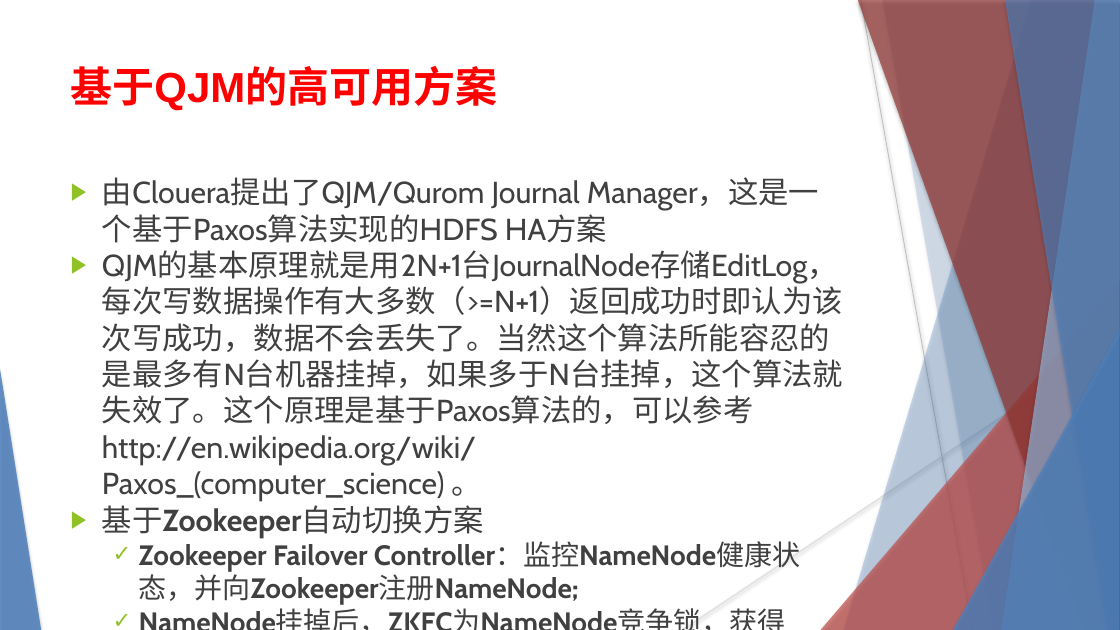
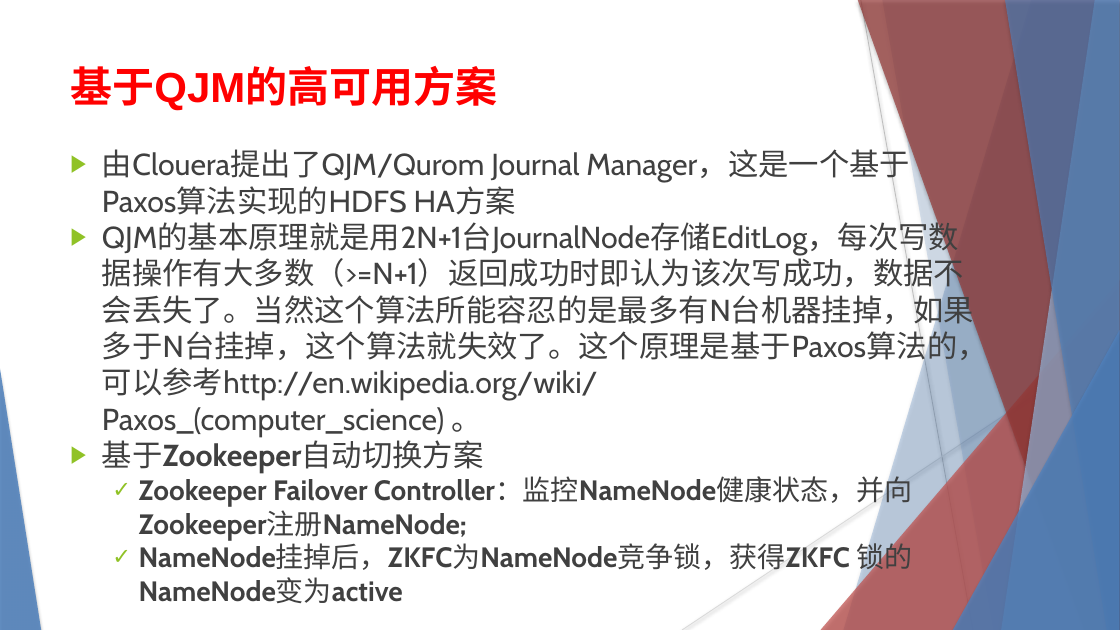
Before and after one commit to YunKillerE/learning-record, a slide deck: slide 23 of HADOOP.pptx. Drawn at 1120x630 pixels with LibreOffice and Linux fonts; fonts in the diff are those of the drawing. Boxes give left, top, right and bottom in pixels: in the first picture for what was removed or moved away, otherwise in the second. Text is boxed around its words. In the diff, an @@ line names an element or a change of style, - is before the commit and + after.

```diff
--- a/HADOOP.pptx
+++ b/HADOOP.pptx
@@ text "由Clouera提出了QJM/Qurom Journal Manager，这是一个基于Paxos算法实现的HDFS HA ..." rewrapped from <box>102,177,843,571</box> to <box>102,149,988,603</box> @@
```
Also in this commit, not shown: 2 other slides changed, 1 other file.
